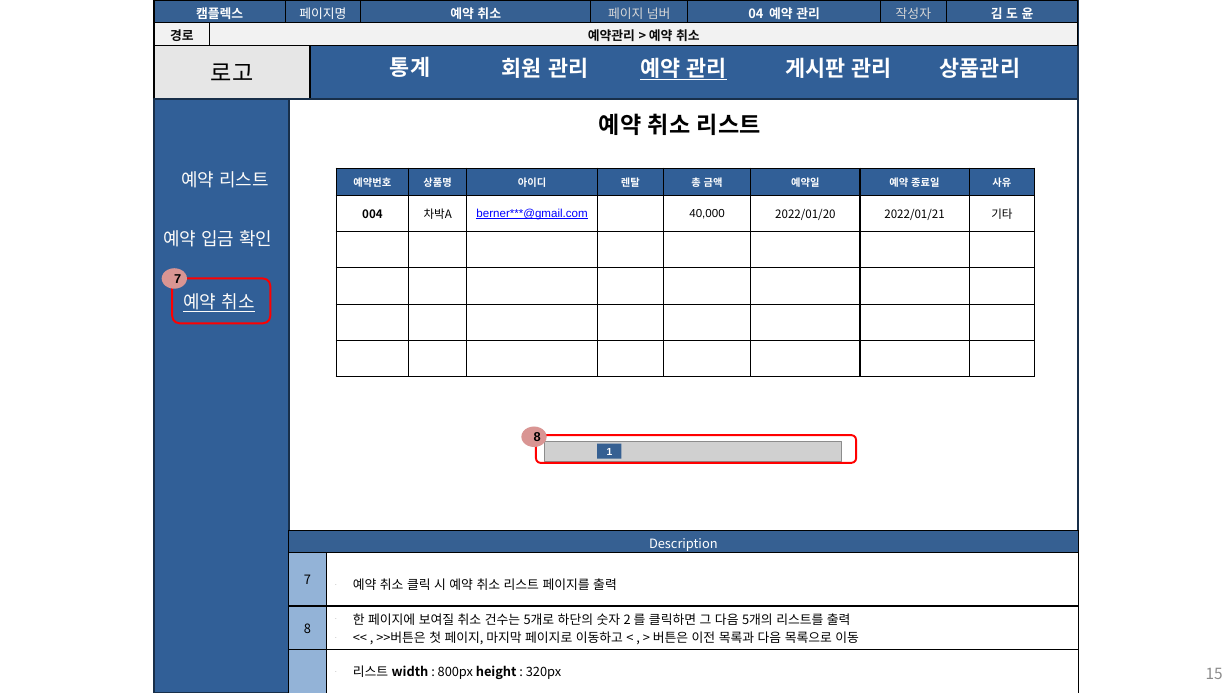
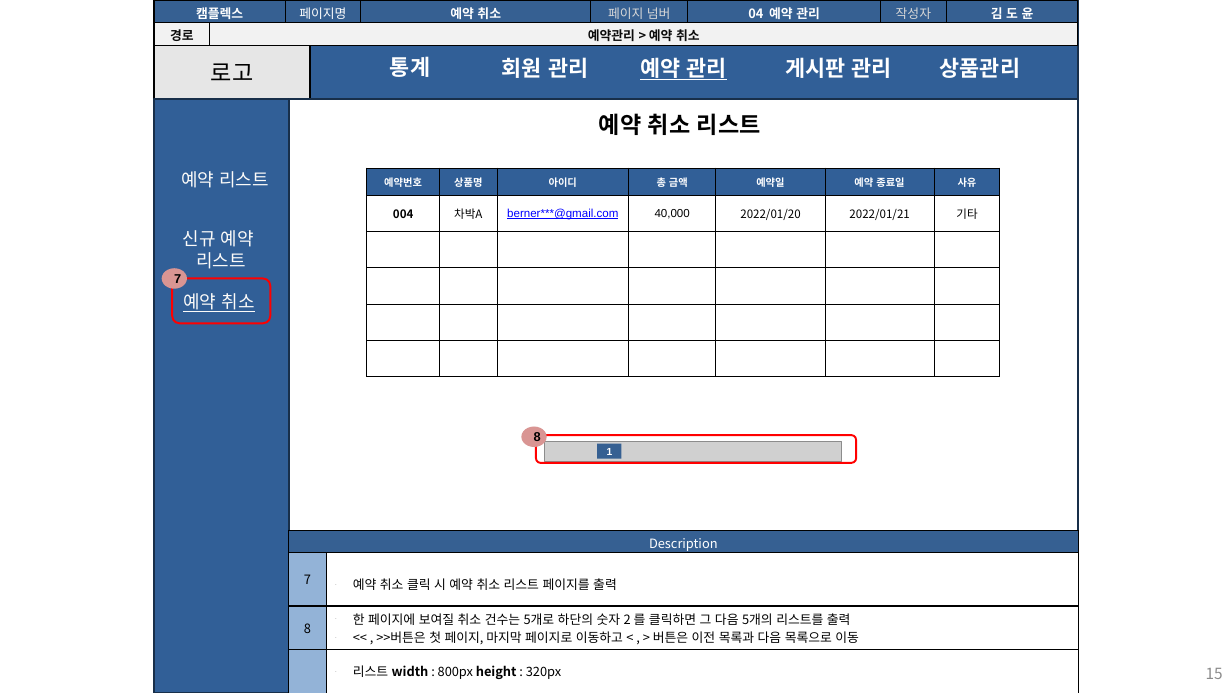
Before and after one commit to seoulsudal/CamFlexProject, a slide deck: slide 15 of 프로젝트 산출물/9. 스토리보드/캠플렉스 관리자_스토리보드.pptx. Drawn at 1232x693 pixels with LibreOffice and Linux fonts; fonts in the diff are those of the drawing; grey boxes stand for pictures. Boxes give left, top, right and bottom in pixels: in the first picture for what was removed or moved away, otherwise in the second. Text is boxed around its words. In the diff, an @@ line names an element or a change of style, - is before the commit and + after.

Commit message:
예약완료된 리스트 구현완료, 신규 예약 리스트 구현중..

```diff
--- a/프로젝트 산출물/9. 스토리보드/캠플렉스 관리자_스토리보드.pptx
+++ b/프로젝트 산출물/9. 스토리보드/캠플렉스 관리자_스토리보드.pptx
@@ table at (367,168,1000,377) @@
-column 4: 렌탈 |  |  |  |  | 
@@ table: place and size @@
-table at (336,168,1035,377)
+table at (367,168,1000,377)
@@ text at (183,230,254,269): text changed @@
-예약 입금 확인
+신규 예약
+리스트
```
Also in this commit, not shown: 3 other slides changed, 49 other files.
